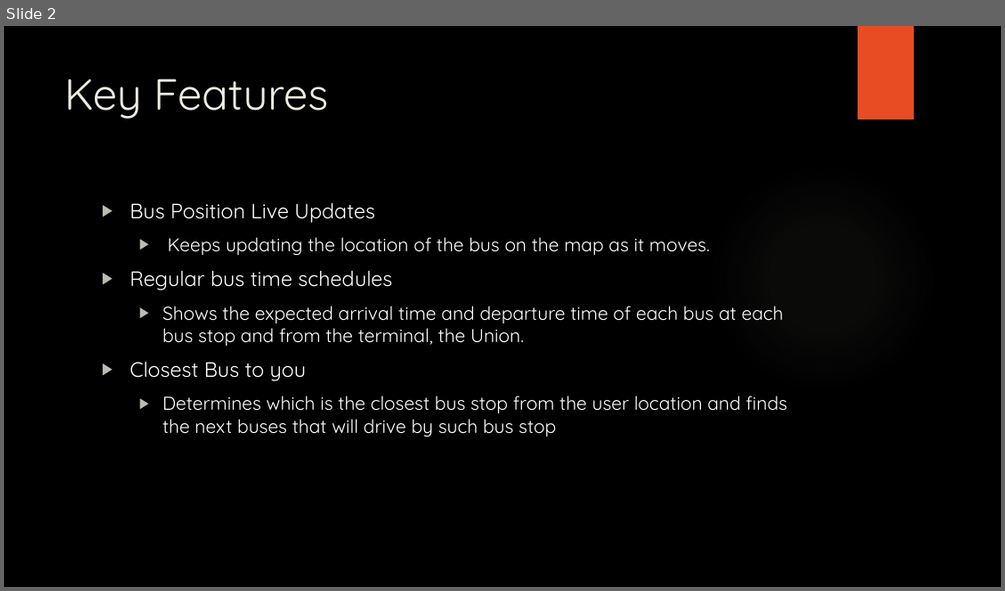
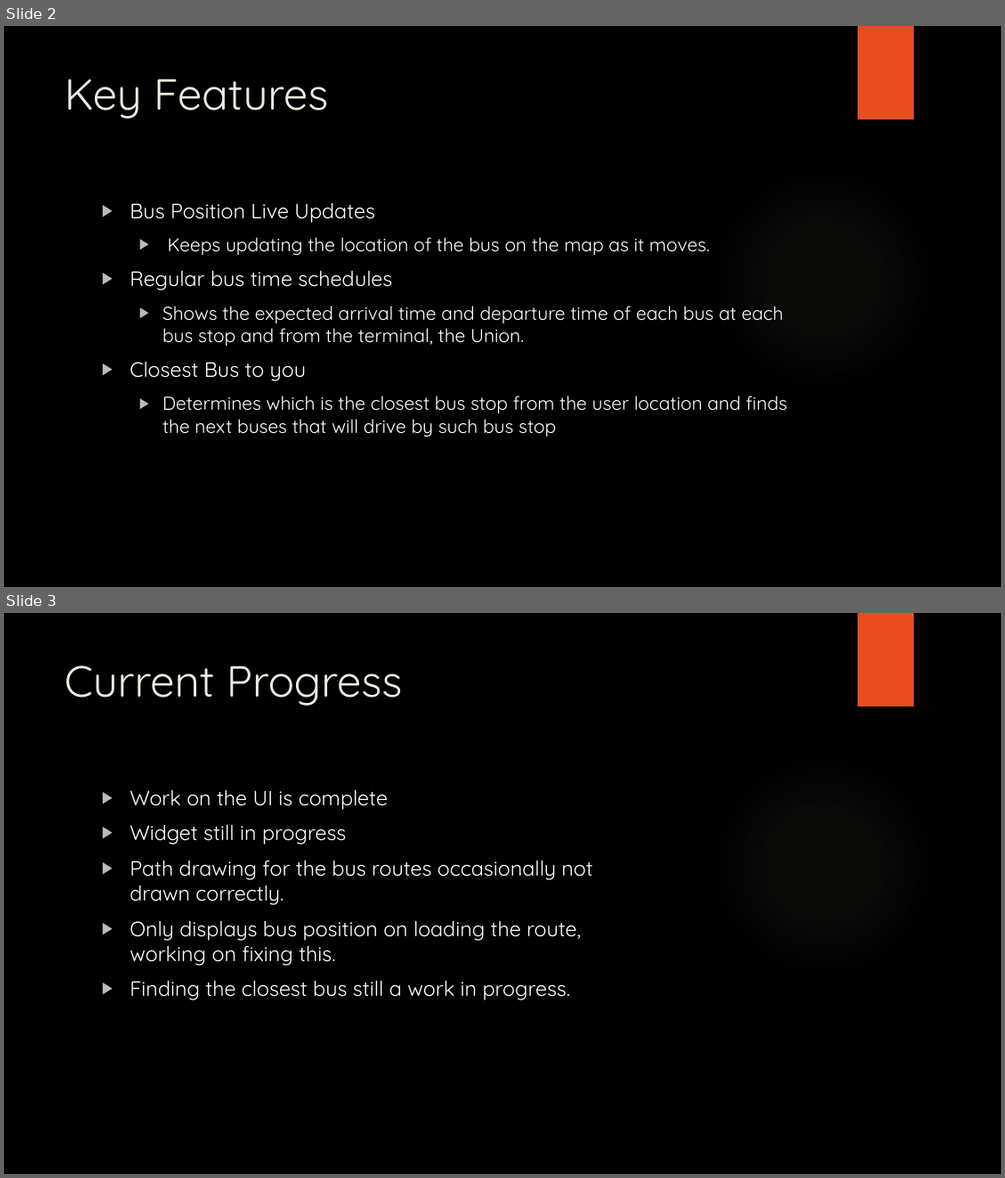
Before and after one commit to AlSwink/Razoroutes, a slide deck: Razoroutes.pptm. Shown one above the other, each under a label of ours: slide 2 before the commit, slides 2 and 3 after it. The pictures are 1005x591 and 1005x1178 pixels, drawn with LibreOffice and Linux fonts; fonts in the diff are those of the drawing; background and template pictures are left out. Boxes give left, top, right and bottom in pixels: in the first picture for what was removed or moved away, otherwise in the second. Text is boxed around its words. In the diff, an @@ line names an element or a change of style, - is before the commit and + after.

```diff
--- a/Razoroutes.pptm
+++ b/Razoroutes.pptm
@@ slide 3 added at (4, 613, 1001, 1174), background picture (left out); not listed: 2 template elements that a slide beside it also shows @@
@@ title added at (65, 666, 403, 706), 42 pt, text #EEECE1 @@
+Current Progress
@@ text added at (129, 789, 592, 1000), 20 pt, text #FFFFFF @@
+▶ Work on the UI is complete
+▶ Widget still in progress
+▶ Path drawing for the bus routes occasionally not drawn correctly.
+▶ Only displays bus position on loading the route, working on fixing this.
+▶ Finding the closest bus still a work in progress.
```
Also in this commit, not shown: 2 slides removed.
